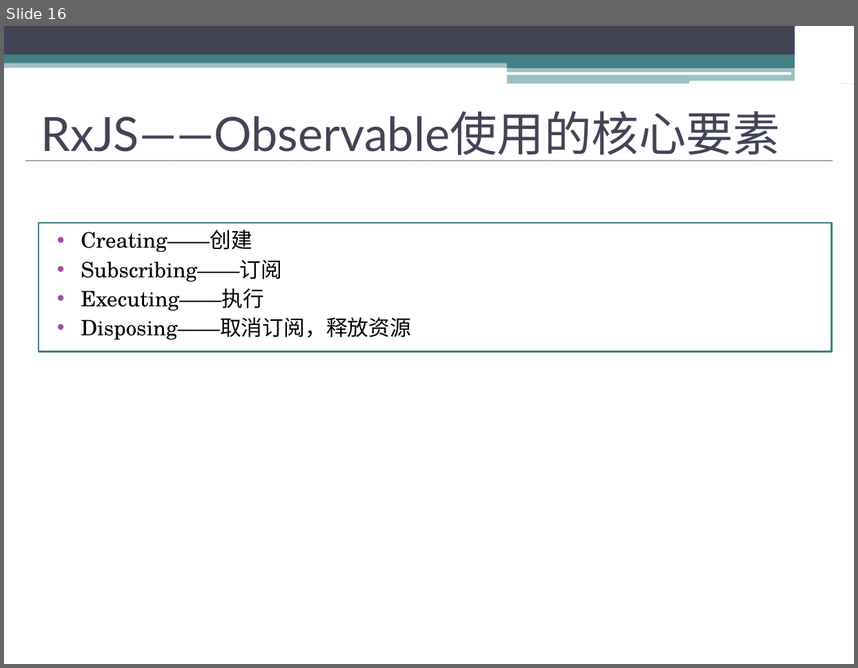
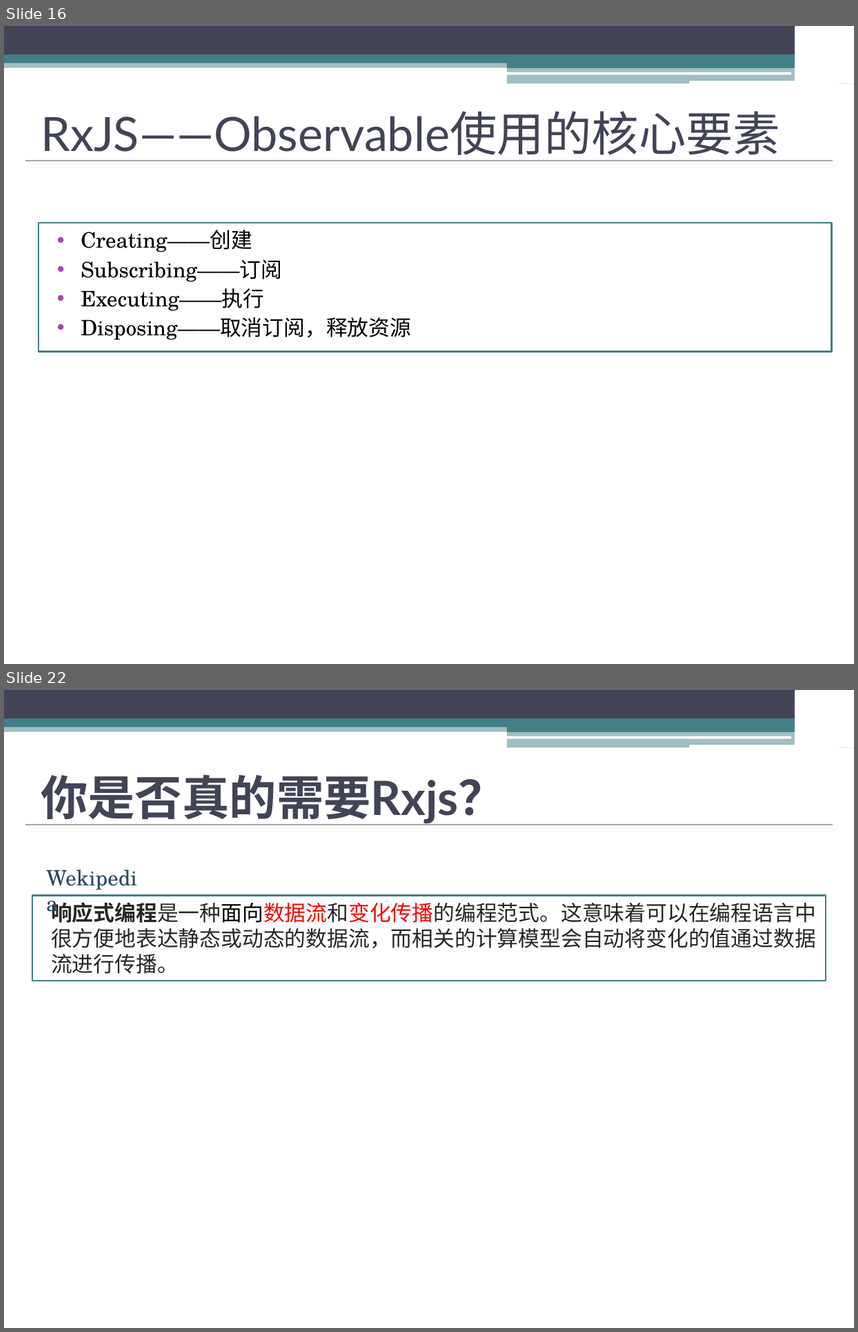
Before and after one commit to watermoonlx/rxjs_demo, a slide deck: Rxjs分享/New Microsoft PowerPoint Presentation.pptx. Shown one above the other, each under a label of ours: slide 16 before the commit, slides 16 and 22 after it; the slides between them are not shown. The pictures are 858x668 and 858x1332 pixels, drawn with LibreOffice and Linux fonts; fonts in the diff are those of the drawing; background and template pictures are left out. Boxes give left, top, right and bottom in pixels: in the first picture for what was removed or moved away, otherwise in the second. Text is boxed around its words. In the diff, an @@ line names an element or a change of style, - is before the commit and + after.

```diff
--- a/Rxjs分享/New Microsoft PowerPoint Presentation.pptx
+++ b/Rxjs分享/New Microsoft PowerPoint Presentation.pptx
@@ slide 22 added at [4, 690, 854, 1328], background #FFFFFF; not listed: 15 template elements that a slide beside it also shows @@
@@ title added at [41, 775, 506, 825], 40 pt, text #424456, bold @@
+你是否真的需要Rxjs？
@@ text added at [38, 860, 156, 894], 18 pt, text #2B4A5E @@
+Wekipedia
@@ text added at [32, 896, 825, 980], fill #FFFFFF, outline #438086 1.5 pt, 18 pt, text #262626 @@
+响应式编程是一种面向数据流和变化传播的编程范式。这意味着可以在编程语言中很方便地表达静态或动态的数据流，而相关的计算模型会自动将变化的值通过数据流进行传播。
```
Also in this commit, not shown: 4 slides changed, 4 other slides added, 27 other files.
